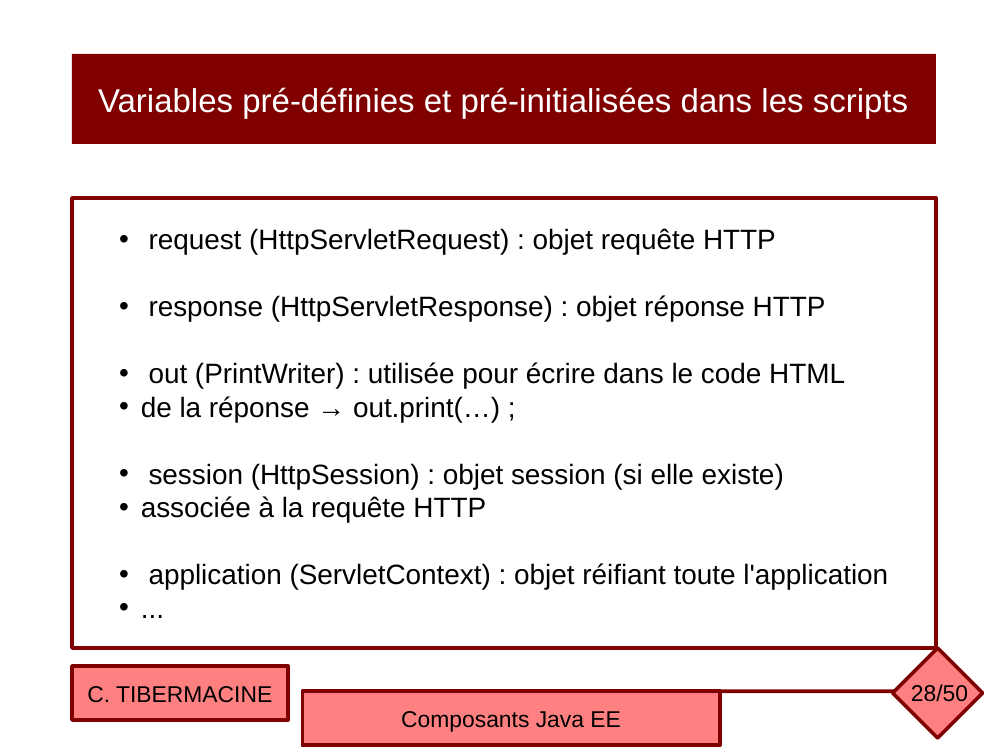
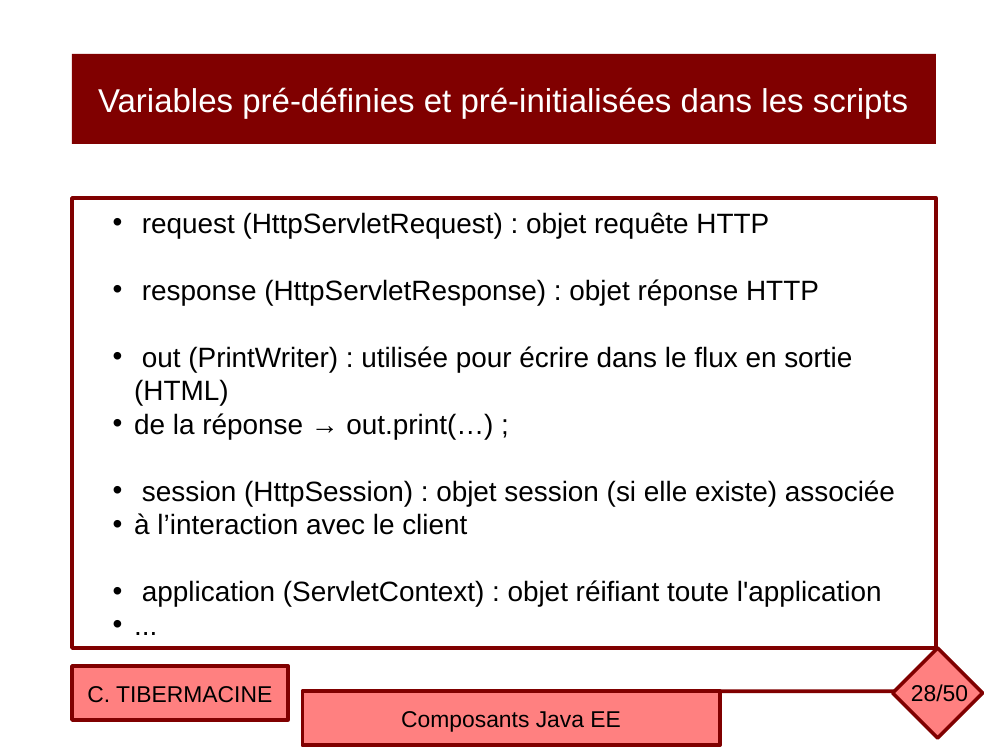
Before and after one commit to ctiber/composants, a slide deck: slide 28 of cours/cours1.odp. Drawn at 1008x756 pixels with LibreOffice and Linux fonts; fonts in the diff are those of the drawing. Boxes give left, top, right and bottom in pixels: in the first picture for what was removed or moved away, otherwise in the second. Text is boxed around its words. In the diff, an @@ line names an element or a change of style, - is before the commit and + after.

```diff
--- a/cours/cours1.odp
+++ b/cours/cours1.odp
@@ text in rectangle at [134,346,852,405]: text changed @@
-• out (PrintWriter) : utilisée pour écrire dans le code HTML
+• out (PrintWriter) : utilisée pour écrire dans le flux en sortie (HTML)
@@ text in rectangle at [134,480,895,535]: text changed @@
-• session (HttpSession) : objet session (si elle existe)
-• associée à la requête HTTP
+• session (HttpSession) : objet session (si elle existe) associée
+• à l’interaction avec le client
```
Also in this commit, not shown: 10 other slides changed, 18 other files.
